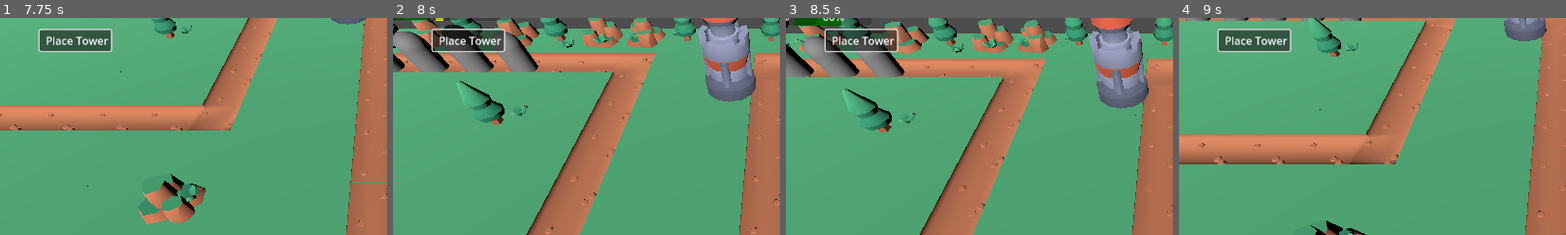
Above: before the commit, frames 1-4 (left to right).
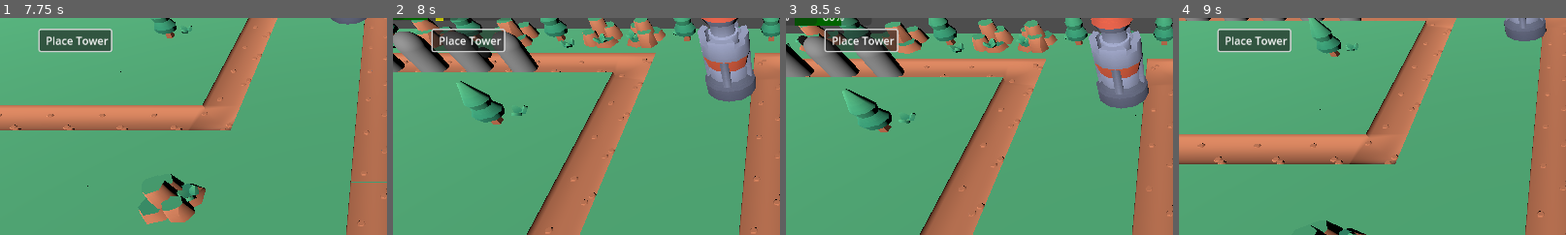
Above: after the commit, the same moments.

Repository: vhladko/tower_defence
Game: Godot game, scene res://main.tscn
Two runs of this game, one before a commit and one after it. Both use one fixed random seed, a clock stepped at 60 frames per second and the inputs below.
Inputs (mouse positions are % of the whole screen's width and height, from its top left):
- Up to frame 1 (7.75 s): click "Place Tower" at 0.5 s; move the mouse to (72, 45) at 1.27 s; hold Right (ui_right) 1.28-2 s; tap Mouse wheel up (zoom_in) every 1.5 s from 1.35 to 7.35 s; click (72, 45) at 1.42 s; drag from (30, 55) to (45, 70) at 2.02 s; tap Enter at 2.75, 7.25 s; move the mouse to (60, 28) at 2.77 s; hold Right (ui_right) 2.78-3.5 s; drag from (45, 70) to (20, 35) at 3.52 s; tap Space at 4.25 s; move the mouse to (80, 65) at 4.27 s; hold Left (ui_left) 4.28-5 s; drag from (20, 35) to (35, 25) at 5.02 s; move the mouse to (55, 50) at 5.77 s; hold Down (ui_down) 5.78-6.5 s; click (55, 50) at 5.92 s; drag from (35, 25) to (30, 55) at 6.52 s; move the mouse to (72, 45) at 7.27 s; hold Up (ui_up) from 7.28 s (still down)
- Up to frame 2 (8 s): keep holding Up (ui_up)
- Up to frame 3 (8.5 s): release Up (ui_up) at 8 s; drag from (30, 55) to (45, 70) at 8.02 s
- Up to frame 4 (9 s): move the mouse to (60, 28) at 8.77 s; hold Down (ui_down) from 8.78 s (still down); tap Mouse wheel up (zoom_in) at 8.85 s
The pictures show only the part of the screen within x 0-50%, y 0-50%; the shares and areas given below are measured in that part.

Frame 1 is identical in both runs. In frame 2, 0.5% of the frame differs, in the area x 12-26%, y 3-19%; in frame 3, less than 0.1%; in frame 4, nothing differs.

Commit message:
Update building mode and bullet form

Diff:
--- a/building/building.gd
+++ b/building/building.gd
@@ -4,6 +4,8 @@
 @export var bullet_prefab: PackedScene
 var bullet_speed: float = 5.0
 var bullet_damage: float = 10.0
+
+var is_ghost: bool = false
 
 var mobs_in_range = []
 var fire_rate: float = 1
@@ -16,7 +18,8 @@
 	timer.connect("timeout", _on_timer_timeout)
 
 func _on_timer_timeout():
-	attack()
+	if not is_ghost:
+		attack()
 
 func _on_attack_range_body_entered(body: Node3D) -> void:
 	if body.has_method("get_hit"):
@@ -37,7 +40,7 @@
 		bullet.speed = bullet_speed
 		bullet.damage = bullet_damage
 		bullet.target = target
-		bullet.global_transform.origin = bullet.global_transform.origin + Vector3(0, 5, 0)
+		bullet.global_transform.origin = bullet.global_transform.origin + Vector3(0, 3, 0)
 		add_child(bullet)
 
 
--- a/button.gd
+++ b/button.gd
@@ -14,6 +14,19 @@
 func _ready():
 	icon = building_icon
 	_building_instance = building.instantiate()
+	_building_instance.is_ghost = true
+	var _building_model = _building_instance.get_child(0)
+	var _building_mesh = _building_model.get_child(0)
+	if _building_mesh is MeshInstance3D:
+		var mat = _building_mesh.get_surface_override_material(0)
+		print(mat)
+		if mat == null:
+			mat = StandardMaterial3D.new()
+			_building_mesh.set_surface_override_material(0, mat)
+		mat.transparency = 0.5
+		mat.albedo_color.a = 0.5
+		mat.transparent = true
+
 	add_child(_building_instance)
 	_building_instance.visible = false
 	_cam = get_viewport().get_camera_3d()
--- a/scenes/bullet/bullet.tscn
+++ b/scenes/bullet/bullet.tscn
@@ -7,11 +7,12 @@
 
 [sub_resource type="SphereMesh" id="SphereMesh_83itf"]
 material = SubResource("StandardMaterial3D_7c8un")
+radius = 0.2
+height = 0.4
 
 [sub_resource type="SphereShape3D" id="SphereShape3D_eyi85"]
 
 [node name="Bullet" type="Area3D"]
-transform = Transform3D(0.1, 0, 0, 0, 0.1, 0, 0, 0, 0.1, 0, 0, 0)
 script = ExtResource("1_7c8un")
 
 [node name="MeshInstance3D" type="MeshInstance3D" parent="."]
